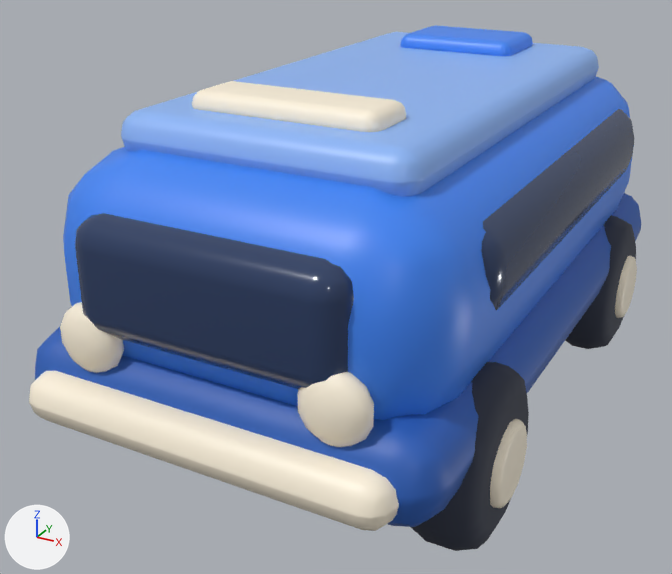
Two versions of the glTF model assets/bus.glb, one commit apart.
Both versions are drawn from a 50 mm lens placed at (1.96, -4.19, 2.53), pointed at (-0.2, -0.25, 0.56). The axes (+X, +Y, +Z) are drawn at lower left. The lights are the same throughout. The picture after the commit comes second. Vertices at exactly the same position are counted once.

Script lines for the objects in view, before the commit:
```python
mat_body = principled_material('Body')
mat_body.base_color = (0.0497, 0.238, 0.913)  # blue #3f86f5
mat_body.roughness = 0.42
mat_cream = principled_material('Cream')
mat_cream.base_color = (1.0, 0.905, 0.73)  # pale yellow #fff4de
mat_cream.roughness = 0.45
mat_dark = principled_material('Dark')
mat_dark.base_color = (0.0232, 0.114, 0.479)  # blue #2a5fb8
mat_glass = principled_material('Glass')
mat_glass.base_color = (0.0252, 0.0482, 0.125)  # dark blue #2c3e63
mat_glass.roughness = 0.18
mat_light = principled_material('Light')
mat_light.base_color = (0.275, 0.485, 0.947)  # blue #8fb9f9
mat_light.roughness = 0.4
mat_tyre = principled_material('Tyre')
mat_tyre.base_color = (0.0284, 0.0356, 0.0612)  # dark blue #2f3546
mat_tyre.roughness = 0.75
me_cube_039 = bpy.data.meshes.new('Cube.039')
me_cube_039.from_pydata(...)  # 2020 vertices, 3960 faces; spans x -1.06..1.06, y -1.85..1.83, z -0.07..1.72
# faces by material slot: [1796, 848, 188, 376, 564, 188]
me_cube_039.materials.append(mat_cream)  # pale yellow #fff4de
me_cube_039.materials.append(mat_tyre)  # dark blue #2f3546
me_cube_039.materials.append(mat_dark)  # blue #2a5fb8
me_cube_039.materials.append(mat_body)  # blue #3f86f5
me_cube_039.materials.append(mat_glass)  # dark blue #2c3e63
me_cube_039.materials.append(mat_light)  # blue #8fb9f9
ob_bus = bpy.data.objects.new('Bus', me_cube_039)
ob_bus.location = (0.0, 0.0, 0.0)
```
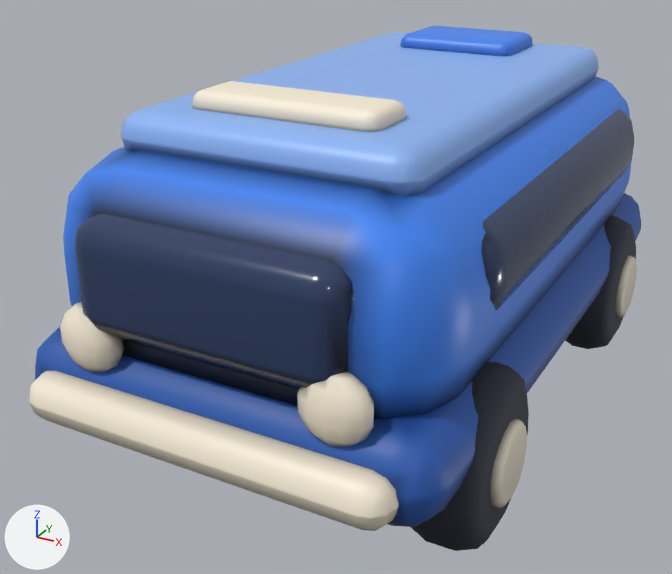
The change, as a list of edits to the scene's bpy script:
```text
Change mat_cream:
    where n0 = _N.new('ShaderNodeBsdfPrincipled'); n0.name = 'Principled BSDF'
    remove n0.inputs[0].default_value = (1.0, 0.905, 0.73, 1.0)  # 'Base Color', pale yellow #fff4de
    add n2 = _N.new('ShaderNodeMix'); n2.name = 'Mix'
    add n2.data_type = 'RGBA'
    add n2.blend_type = 'MULTIPLY'
    add n2.inputs[0].default_value = 1.0  # 'Factor'
    add n2.inputs[7].default_value = (1.0, 0.905, 0.73, 1.0)  # 'B', pale yellow #fff4de
    add n3 = _N.new('ShaderNodeVertexColor'); n3.name = 'Color Attribute'
    add _L.new(n2.outputs[2], n0.inputs[0])  # 'Result' to 'Base Color'
    add _L.new(n3.outputs[0], n2.inputs[6])  # 'Color' to 'A'
Change mat_tyre:
    where n0 = _N.new('ShaderNodeBsdfPrincipled'); n0.name = 'Principled BSDF'
    remove n0.inputs[0].default_value = (0.0284, 0.0356, 0.0612, 1.0)  # 'Base Color', dark blue #2f3546
    add n2 = _N.new('ShaderNodeMix'); n2.name = 'Mix'
    add n2.data_type = 'RGBA'
    add n2.blend_type = 'MULTIPLY'
    add n2.inputs[0].default_value = 1.0  # 'Factor'
    add n2.inputs[7].default_value = (0.0284, 0.0356, 0.0612, 1.0)  # 'B', dark blue #2f3546
    add n3 = _N.new('ShaderNodeVertexColor'); n3.name = 'Color Attribute'
    add _L.new(n2.outputs[2], n0.inputs[0])  # 'Result' to 'Base Color'
    add _L.new(n3.outputs[0], n2.inputs[6])  # 'Color' to 'A'
Change mat_dark:
    where n0 = _N.new('ShaderNodeBsdfPrincipled'); n0.name = 'Principled BSDF'
    remove n0.inputs[0].default_value = (0.0232, 0.114, 0.479, 1.0)  # 'Base Color', blue #2a5fb8
    add n2 = _N.new('ShaderNodeMix'); n2.name = 'Mix'
    add n2.data_type = 'RGBA'
    add n2.blend_type = 'MULTIPLY'
    add n2.inputs[0].default_value = 1.0  # 'Factor'
    add n2.inputs[7].default_value = (0.0232, 0.114, 0.479, 1.0)  # 'B', blue #2a5fb8
    add n3 = _N.new('ShaderNodeVertexColor'); n3.name = 'Color Attribute'
    add _L.new(n2.outputs[2], n0.inputs[0])  # 'Result' to 'Base Color'
    add _L.new(n3.outputs[0], n2.inputs[6])  # 'Color' to 'A'
Change mat_body:
    where n0 = _N.new('ShaderNodeBsdfPrincipled'); n0.name = 'Principled BSDF'
    remove n0.inputs[0].default_value = (0.0497, 0.238, 0.913, 1.0)  # 'Base Color', blue #3f86f5
    add n2 = _N.new('ShaderNodeMix'); n2.name = 'Mix'
    add n2.data_type = 'RGBA'
    add n2.blend_type = 'MULTIPLY'
    add n2.inputs[0].default_value = 1.0  # 'Factor'
    add n2.inputs[7].default_value = (0.0497, 0.238, 0.913, 1.0)  # 'B', blue #3f86f5
    add n3 = _N.new('ShaderNodeVertexColor'); n3.name = 'Color Attribute'
    add _L.new(n2.outputs[2], n0.inputs[0])  # 'Result' to 'Base Color'
    add _L.new(n3.outputs[0], n2.inputs[6])  # 'Color' to 'A'
Change mat_glass:
    where n0 = _N.new('ShaderNodeBsdfPrincipled'); n0.name = 'Principled BSDF'
    remove n0.inputs[0].default_value = (0.0252, 0.0482, 0.125, 1.0)  # 'Base Color', dark blue #2c3e63
    add n2 = _N.new('ShaderNodeMix'); n2.name = 'Mix'
    add n2.data_type = 'RGBA'
    add n2.blend_type = 'MULTIPLY'
    add n2.inputs[0].default_value = 1.0  # 'Factor'
    add n2.inputs[7].default_value = (0.0252, 0.0482, 0.125, 1.0)  # 'B', dark blue #2c3e63
    add n3 = _N.new('ShaderNodeVertexColor'); n3.name = 'Color Attribute'
    add _L.new(n2.outputs[2], n0.inputs[0])  # 'Result' to 'Base Color'
    add _L.new(n3.outputs[0], n2.inputs[6])  # 'Color' to 'A'
Change mat_light:
    where n0 = _N.new('ShaderNodeBsdfPrincipled'); n0.name = 'Principled BSDF'
    remove n0.inputs[0].default_value = (0.275, 0.485, 0.947, 1.0)  # 'Base Color', blue #8fb9f9
    add n2 = _N.new('ShaderNodeMix'); n2.name = 'Mix'
    add n2.data_type = 'RGBA'
    add n2.blend_type = 'MULTIPLY'
    add n2.inputs[0].default_value = 1.0  # 'Factor'
    add n2.inputs[7].default_value = (0.275, 0.485, 0.947, 1.0)  # 'B', blue #8fb9f9
    add n3 = _N.new('ShaderNodeVertexColor'); n3.name = 'Color Attribute'
    add _L.new(n2.outputs[2], n0.inputs[0])  # 'Result' to 'Base Color'
    add _L.new(n3.outputs[0], n2.inputs[6])  # 'Color' to 'A'
Change me_cube_039:
    where me_cube_039.from_pydata(...)  # 2020 vertices, 3960 faces; spans x -1.06..1.06, y -1.85..1.83, z -0.07..1.72
    me_cube_039 part 1: vertex colours changed
```

Location of each change, [x1, y1, x2, y2] in pixels of the pictures (672 x 574 px):
'Bus', recoloured: [30, 35, 637, 550] in both
